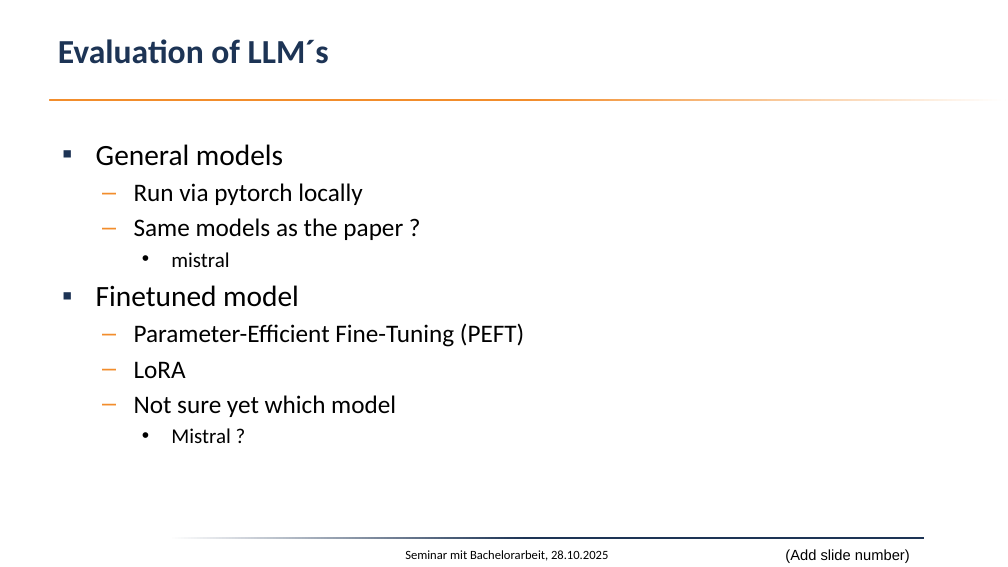
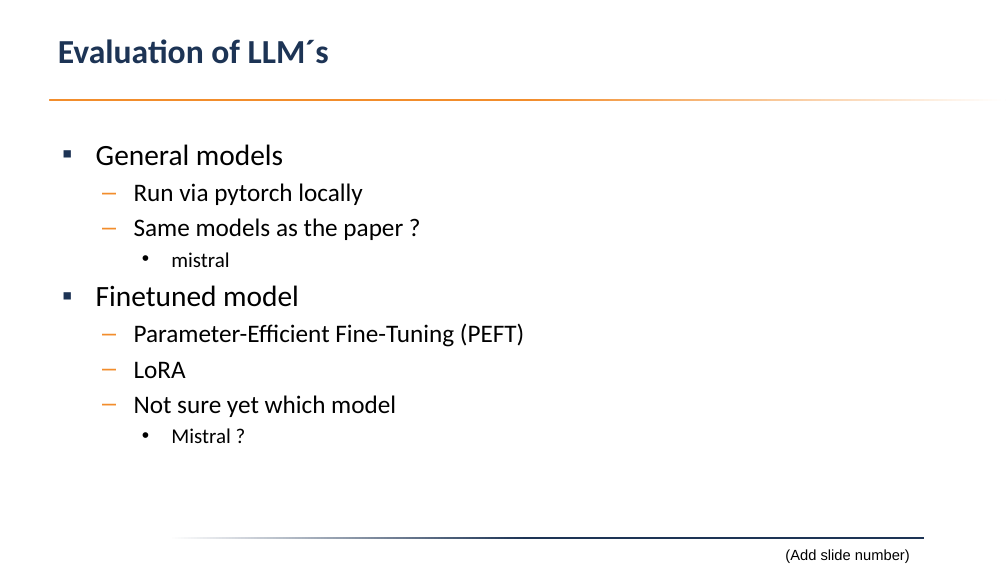
Before and after one commit to Fabianstw/RecencyQA_MultiEvent, a slide deck: slide 3 of plan/initalpresentation.pptx. Drawn at 1008x567 pixels with LibreOffice and Linux fonts; fonts in the diff are those of the drawing; background and template pictures are left out. Boxes give left, top, right and bottom in pixels: in the first picture for what was removed or moved away, otherwise in the second. Text is boxed around its words. In the diff, an @@ line names an element or a change of style, - is before the commit and + after.

```diff
--- a/plan/initalpresentation.pptx
+++ b/plan/initalpresentation.pptx
@@ text removed at <box>405,550,608,561</box> @@
-Seminar mit Bachelorarbeit, 28.10.2025
```
Also in this commit, not shown: 4 other slides changed.
